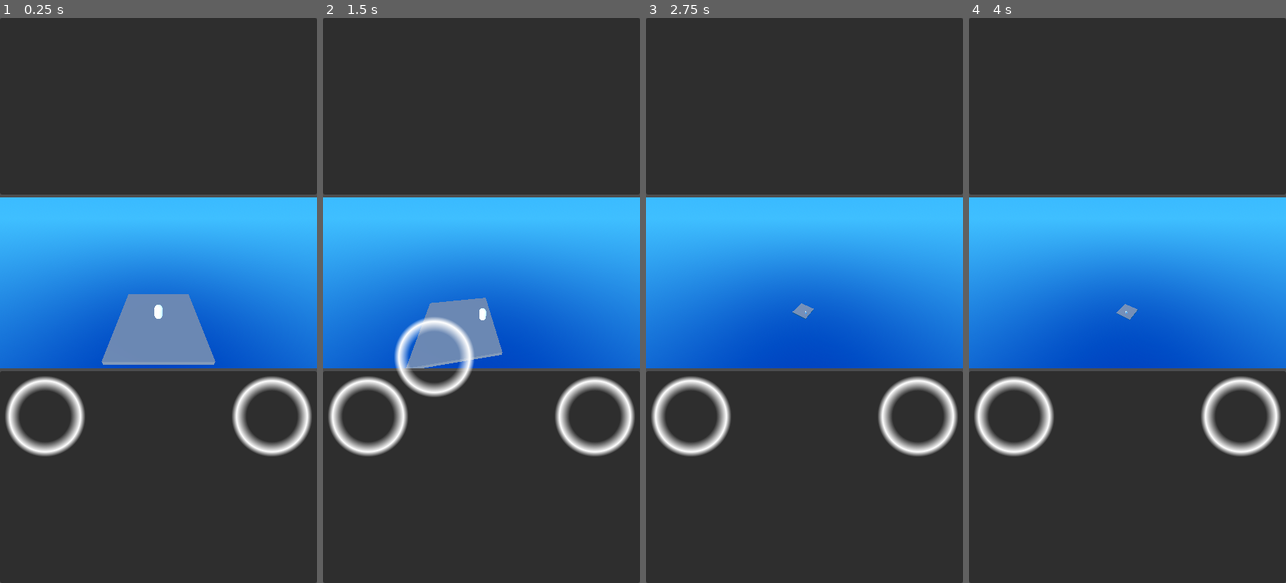
Above: before the commit, frames 1-4 (left to right).
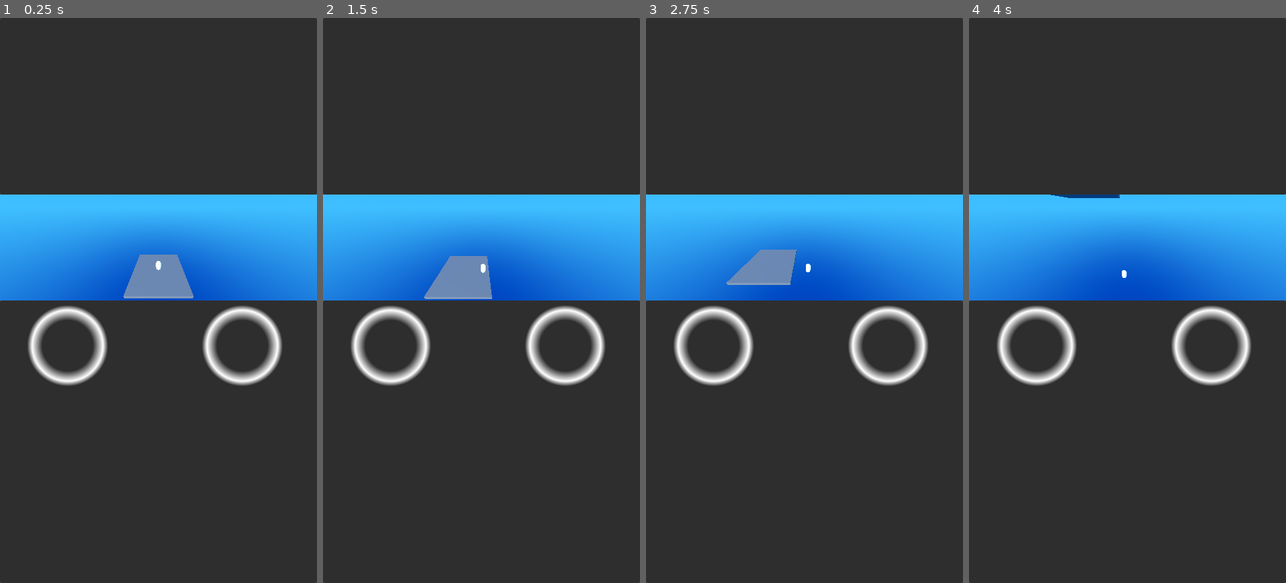
Above: after the commit, the same moments.

Repository: Ironnoob73/lone-journey-2100
Game: Godot game, scene res://assets/Main.tscn
Two runs of this game, one before a commit and one after it. Both use one fixed random seed, a clock stepped at 60 frames per second and the inputs below.
Inputs (mouse positions are in pixels of both pictures, inside the frame that each line leads up to):
- Up to frame 1 (0.25 s): no input
- Up to frame 2 (1.5 s): tap Enter (ui_accept) at 0.5, 0.77 s; move the mouse to (551, 272) at 0.52 s; hold Right (ui_right) 0.53-1.25 s; hold Middle mouse button (perspective) 0.53-1.25 s; click (551, 272) at 0.67 s; drag from (418, 328) to (465, 413) at 1.27 s
- Up to frame 3 (2.75 s): move the mouse to (836, 176) at 2.02 s; hold Right (ui_right) from 2.03 s (still down); hold Middle mouse button (perspective) from 2.03 s (still down); click (836, 176) at 2.17 s
- Up to frame 4 (4 s): release Right (ui_right) at 2.75 s; release Middle mouse button (perspective) at 2.75 s; drag from (1111, 413) to (1032, 215) at 2.77 s; move the mouse to (1222, 385) at 3.52 s; hold Left (ui_left) from 3.53 s (still down); hold Middle mouse button (perspective) from 3.53 s (still down); click (1222, 385) at 3.67 s; tap Enter (ui_accept) at 3.77 s

The runs differ from the first frame. In frame 1, 22% of the frame differs, in the area x 0-100%, y 31-78%; in frame 2, 23%; in frame 3, 22%; in frame 4, 22%.

Commit message:
Move fix

Diff:
--- a/assets/Player.tscn
+++ b/assets/Player.tscn
@@ -75,6 +75,7 @@
 anchor_bottom = 1.0
 grow_horizontal = 2
 grow_vertical = 2
+theme_override_constants/separation = 0
 
 [node name="TopPanel" type="PanelContainer" parent="Interface/VBoxContainer" unique_id=21859286]
 custom_minimum_size = Vector2(0, 250)
@@ -90,7 +91,7 @@
 shape = SubResource("RectangleShape2D_jumf5")
 
 [node name="BottomPanel" type="Panel" parent="Interface/VBoxContainer" unique_id=1027950129]
-custom_minimum_size = Vector2(0, 300)
+custom_minimum_size = Vector2(0, 400)
 layout_mode = 2
 
 [node name="MovePad" type="Control" parent="Interface/VBoxContainer/BottomPanel" unique_id=1445859976]
@@ -98,6 +99,7 @@
 anchors_preset = 0
 
 [node name="Knob" type="TouchScreenButton" parent="Interface/VBoxContainer/BottomPanel/MovePad" unique_id=1799164051]
+position = Vector2(32, 0)
 texture_normal = SubResource("GradientTexture2D_ah03f")
 shape = SubResource("CircleShape2D_jumf5")
 
@@ -109,7 +111,7 @@
 grow_horizontal = 0
 
 [node name="TouchScreenButton" type="TouchScreenButton" parent="Interface/VBoxContainer/BottomPanel/ActionPad" unique_id=651657978]
-position = Vector2(-128, 0)
+position = Vector2(-170, 0)
 texture_normal = SubResource("GradientTexture2D_ah03f")
 shape = SubResource("CircleShape2D_16d5g")
 action = "ui_accept"
--- a/assets/player.gd
+++ b/assets/player.gd
@@ -75,10 +75,10 @@
 		perspective_in_rotate = true
 	if event.is_action_released("perspective"):
 		perspective_in_rotate = false
+		perspective_rad = self.global_rotation.y
+		perspective_size = player_camera.size
 	if event is InputEventMouseMotion:
 		tird_person_setup(interface.get_global_mouse_position())
-		perspective_rad = self.global_rotation.y
-		perspective_size = player_camera.size
 
 	if event is InputEventScreenTouch:
 		var touch_event: InputEventScreenTouch = event
@@ -100,6 +100,8 @@
 			elif touch_event.index == touch_cam_index:
 				touch_cam_index = -1
 				TouchPosition.hide()
+				perspective_rad = self.global_rotation.y
+				perspective_size = player_camera.size
 				perspective_in_rotate = false
 	if event is InputEventScreenDrag:
 		var drag_event: InputEventScreenDrag = event
@@ -114,6 +116,3 @@
 	if perspective_in_rotate:
 		rotation.y = perspective_rad - deg_to_rad((pos.x if not_init else 0.0) - perspective_from.x)
 		player_camera.size = clamp(perspective_size + ((pos.y if not_init else 0.0) - perspective_from.y) * 0.1,5,50)
-	else:
-		perspective_rad = self.global_rotation.y
-		perspective_size = player_camera.size
